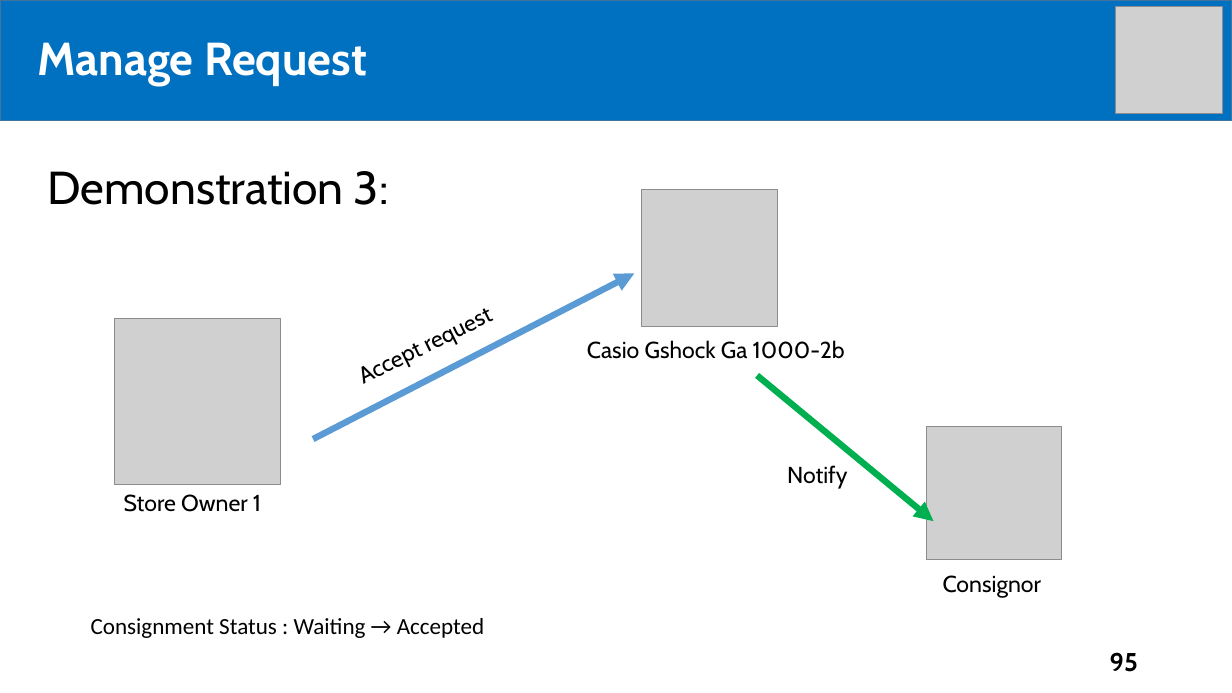
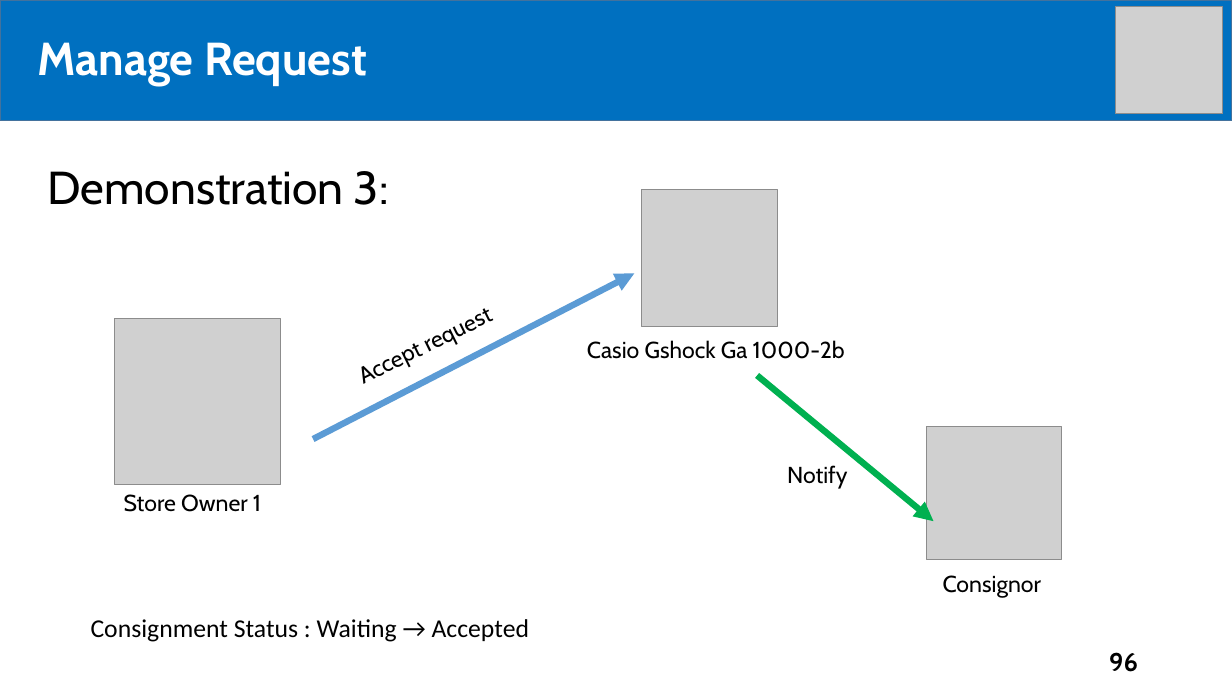
Before and after one commit to tiendan3108/CP, a slide deck: slide 96 of Source/Presentation/PreFinalPresentation.pptx (slide 95 before the commit). Drawn at 1232x693 pixels with LibreOffice and Linux fonts; fonts in the diff are those of the drawing; grey boxes stand for pictures. Boxes give left, top, right and bottom in pixels: in the first picture for what was removed or moved away, otherwise in the second. Text is boxed around its words. In the diff, an @@ line names an element or a change of style, - is before the commit and + after.

```diff
--- a/Source/Presentation/PreFinalPresentation.pptx
+++ b/Source/Presentation/PreFinalPresentation.pptx
@@ text "Consignment Status : Waiting → ..." at (91, 619, 529, 642): size 18 to 20 pt @@
@@ page number at (1109, 652, 1138, 672): text changed @@
-95
+96
```
Also in this commit, not shown: 11 other slides changed, 9 slides added, 3 slides removed.
